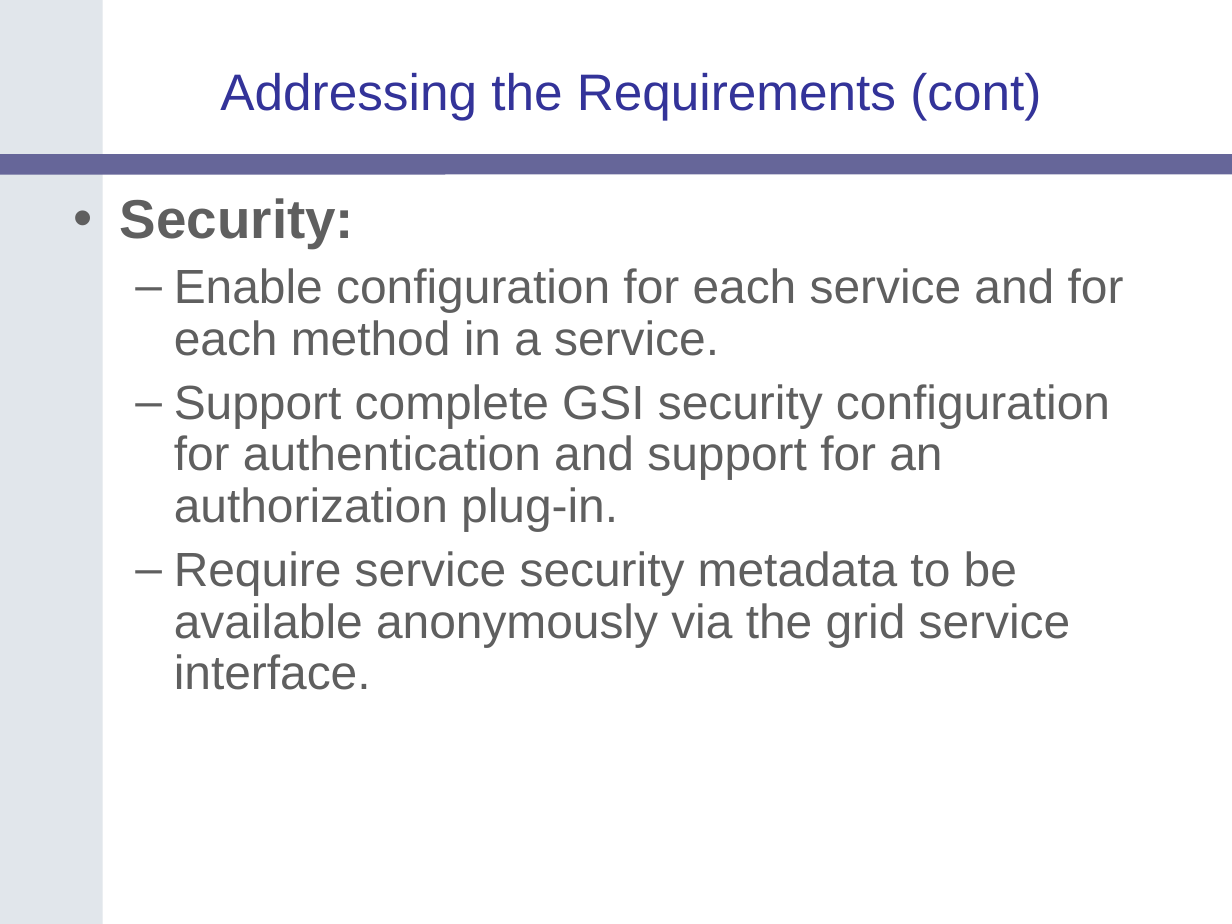
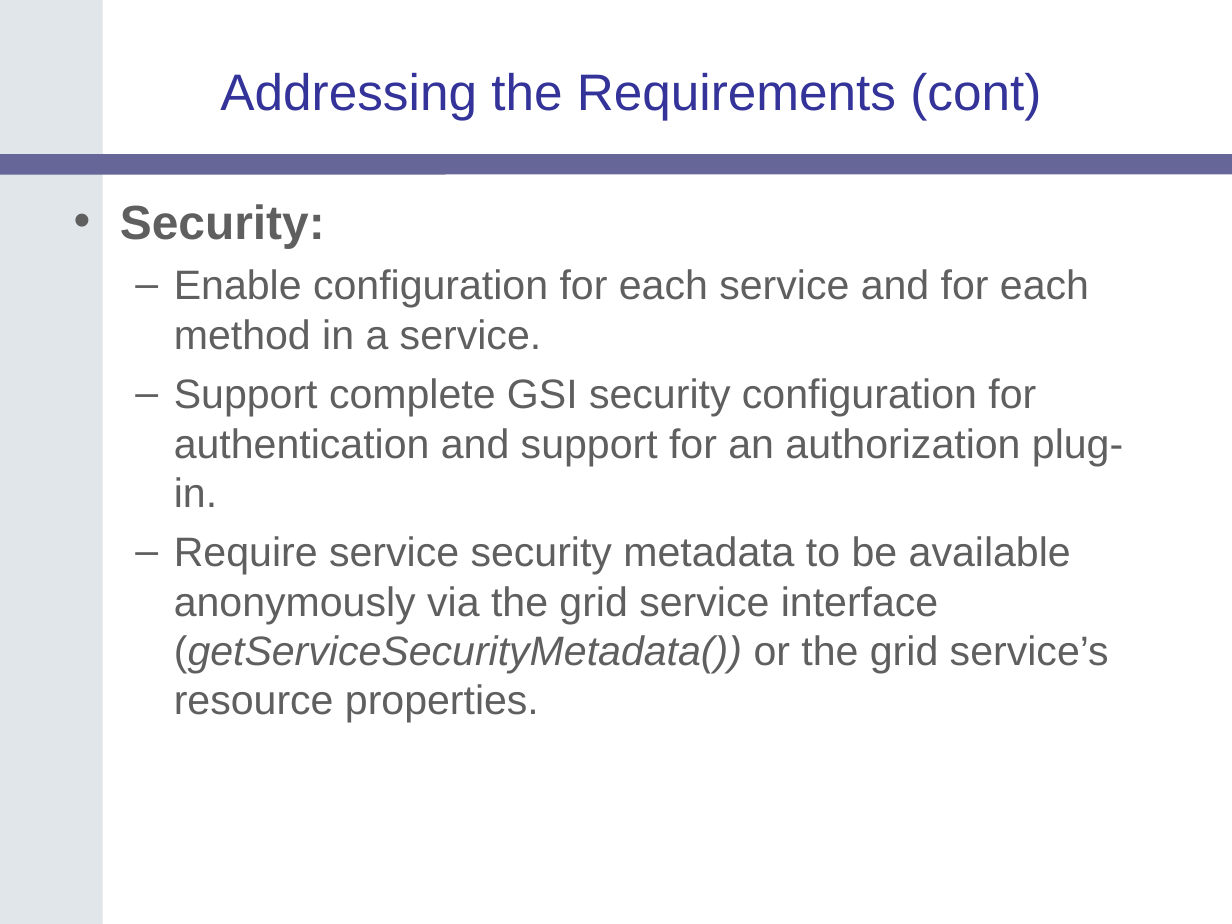
Before and after one commit to NCIP/cagrid-portal, a slide deck: slide 9 of cagrid-1-0/Documentation/presentations/200607_VCDE_ARCH/caGrid-Joint-F2F-Introduce.ppt. Drawn at 1232x924 pixels with LibreOffice and Linux fonts; fonts in the diff are those of the drawing; background and template pictures are left out. Boxes give left, top, right and bottom in pixels: in the first picture for what was removed or moved away, otherwise in the second. Text is boxed around its words. In the diff, an @@ line names an element or a change of style, - is before the commit and + after.

```diff
--- a/cagrid-1-0/Documentation/presentations/200607_VCDE_ARCH/caGrid-Joint-F2F-Introduce.ppt
+++ b/cagrid-1-0/Documentation/presentations/200607_VCDE_ARCH/caGrid-Joint-F2F-Introduce.ppt
@@ text at (120,204,1123,507): size 32 to 28 pt in "Security:"; size 28 to 24 pt in "Enable configuration for each service and for ...", "Support complete GSI security configuration for authenticati ..."; line spacing 0.9 to 1; less space between paragraphs @@
@@ text at (174,536,1109,723): text changed; size 28 to 24 pt @@
-  – Require service security metadata to be available anonymously via the grid service interface.
+  – Require service security metadata to be available anonymously via the grid service interface (getServiceSecurityMetadata()) or the grid service’s resource properties.
```
Also in this commit, not shown: 17 other slides changed, 9 slides added, 3 slides removed.
